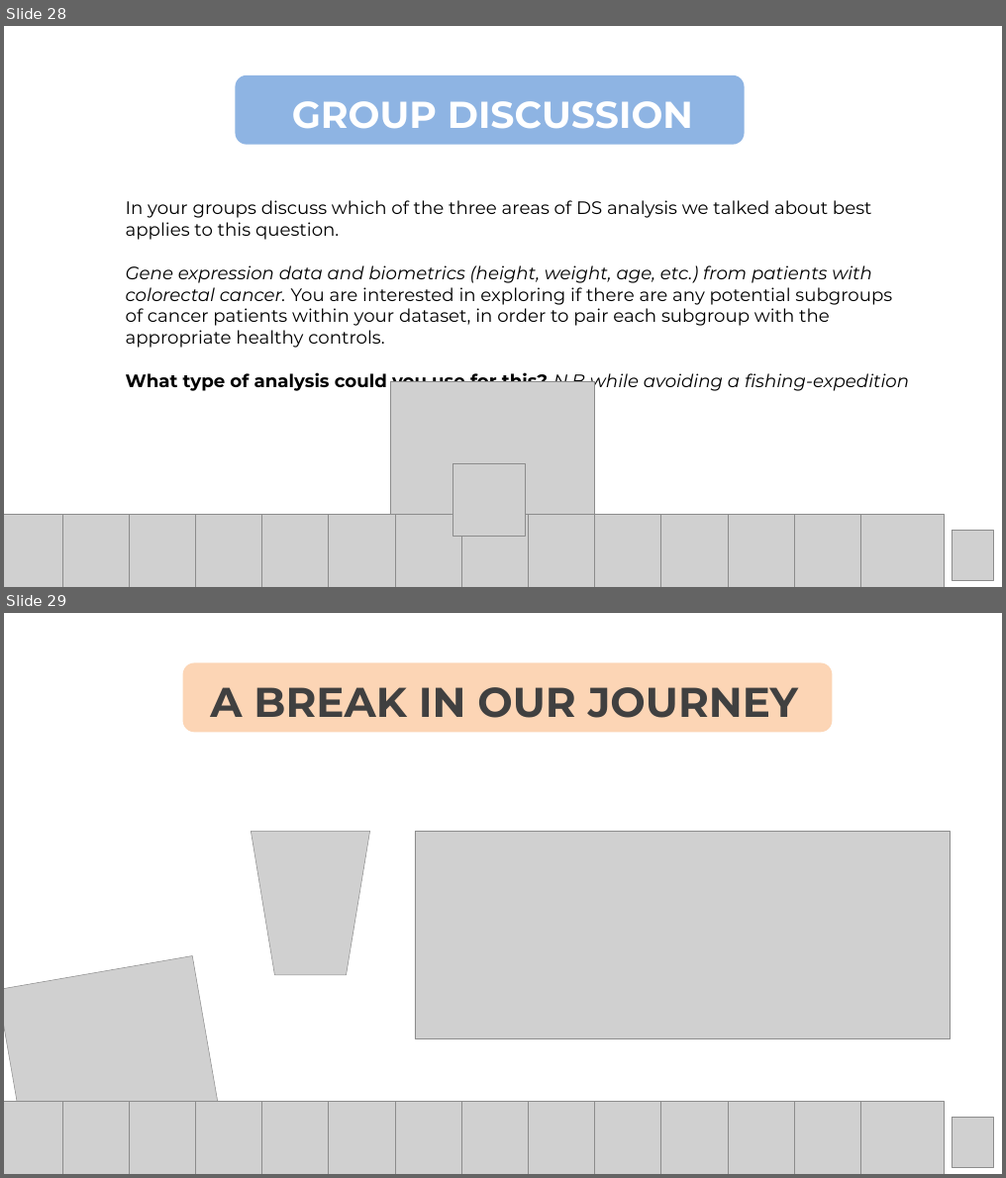
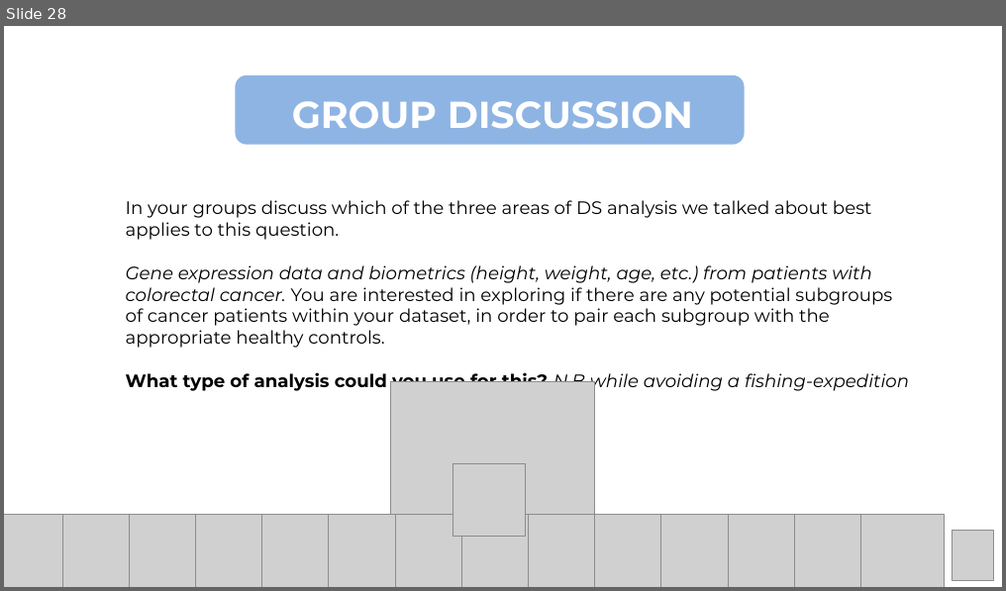
Before and after one commit to Center-for-Health-Data-Science/Foundations-of-Health-Data-Science, a slide deck: Slides/FHDS_Data_Analysis_Part3.pptx. Shown one above the other, each under a label of ours: slides 28 and 29 before the commit, slide 28 after it. The pictures are 1006x1178 and 1006x591 pixels, drawn with LibreOffice and Linux fonts; fonts in the diff are those of the drawing; grey boxes stand for pictures. Boxes give left, top, right and bottom in pixels: in the first picture for what was removed or moved away, otherwise in the second. Text is boxed around its words. In the diff, an @@ line names an element or a change of style, - is before the commit and + after.

```diff
--- a/Slides/FHDS_Data_Analysis_Part3.pptx
+++ b/Slides/FHDS_Data_Analysis_Part3.pptx
@@ slide 29 removed at [4,613,1002,1174], background #FFFFFF @@
@@ rounded rectangle removed at [182,663,832,732] @@
@@ text removed at [210,687,798,718] @@
-A BREAK IN OUR JOURNEY
@@ picture removed at [251,832,370,975] @@
@@ picture removed at [415,832,949,1040] @@
@@ picture removed at [4,956,226,1174] @@
@@ group removed at [4,1101,944,1174]: 14 pictures @@
@@ picture removed at [952,1118,993,1167] @@
```
Also in this commit, not shown: 1 slide added, 1 other file.
